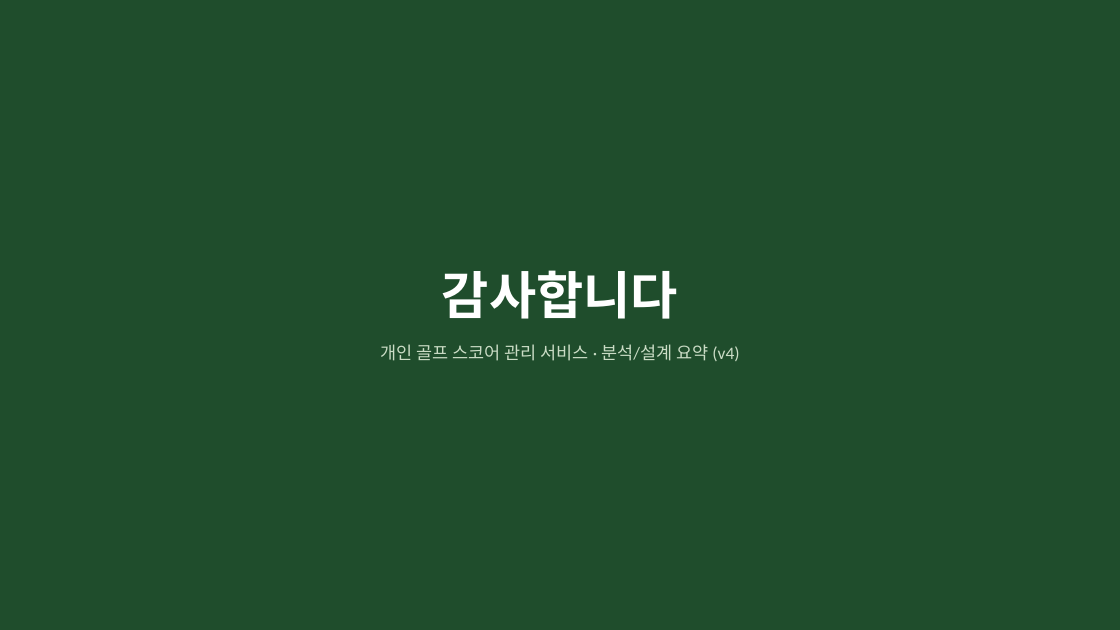
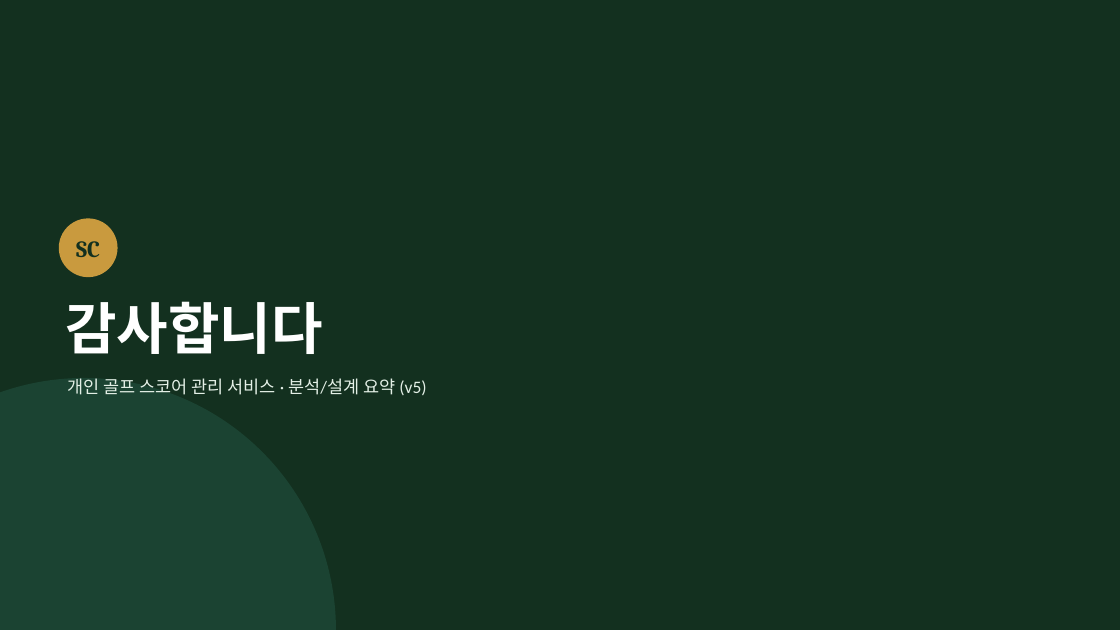
Before and after one commit to haekongpapa/scorecaddie, a slide deck: slide 18 of doc/ScoreCaddie_분석설계_요약.pptx (slide 16 before the commit). Drawn at 1120x630 pixels with LibreOffice and Linux fonts; fonts in the diff are those of the drawing. Boxes give left, top, right and bottom in pixels: in the first picture for what was removed or moved away, otherwise in the second. Text is boxed around its words. In the diff, an @@ line names an element or a change of style, - is before the commit and + after.

Commit message:
docs: 분석설계 PPT v5 전면 갱신 + pages.md/개발리스트.md 최신화
- doc/ScoreCaddie_분석설계_요약.pptx: v4(2026-07-16) 이후 2주간 반영 안 됐던
  변경사항 전체 반영해 v5로 재작성(18슬라이드, pptxgenjs로 새로 생성).
  관리자 화면 4종, 골프장 공공데이터 연동/지오코딩, Playwright e2e 8개 시나리오,
  Supabase+Vercel 배포, GolfCourseSyncLog 스키마, 카카오 로그인 삭제 등 반영.
  오늘(2026-07-29) 기능 개선 3건 전용 슬라이드 추가.
- doc/pages.md: 로그인/회원가입 화면의 카카오 소셜 로그인 설명이 실제로는
  2026-07-22에 삭제된 기능인데 그대로 남아있던 것을 정정. 7-1(스코어 등록)
  절에 콤보박스 전환 + 골프장 조회 조건(루프+영업상태) + initialCourseId
  안내 문구 반영.
- doc/개발리스트.md: 7-1/11 항목에 이번 세션 변경사항(콤보박스, 증분 동기화,
  로딩 오버레이) 반영.

검증: markitdown 콘텐츠 QA, pptx validate.py 통과, LibreOffice 렌더 18장 전체
육안 검수(오버플로우/겹침 없음, 최초 버전에 있던 이모지 렌더링 깨짐 이슈
발견해 전부 텍스트/숫자 배지로 교체).

```diff
--- a/doc/ScoreCaddie_분석설계_요약.pptx
+++ b/doc/ScoreCaddie_분석설계_요약.pptx
@@ background #1F4D2C to #13301F @@
@@ ellipse added at [59, 218, 118, 277], fill #C99A3E @@
@@ text added at [76, 241, 100, 257], 20 pt, text #13301F, bold @@
+SC
@@ text "감사합니다": place and size @@
-text "감사합니다" at [442, 270, 678, 319]
+text "감사합니다" at [65, 301, 322, 354]
@@ text "감사합니다" at [65, 301, 322, 354]: size 44 to 48 pt; alignment centre to left @@
@@ ellipse added at [0, 378, 336, 630], fill #1B4332 @@
@@ text at [67, 378, 426, 395]: text changed; text colour #CADCC5 to #E3EFE6 @@
-개인 골프 스코어 관리 서비스 · 분석/설계 요약 (v4)
+개인 골프 스코어 관리 서비스 · 분석/설계 요약 (v5)
```
Also in this commit, not shown: 11 other slides changed, 6 slides added, 4 slides removed, 2 other files.
